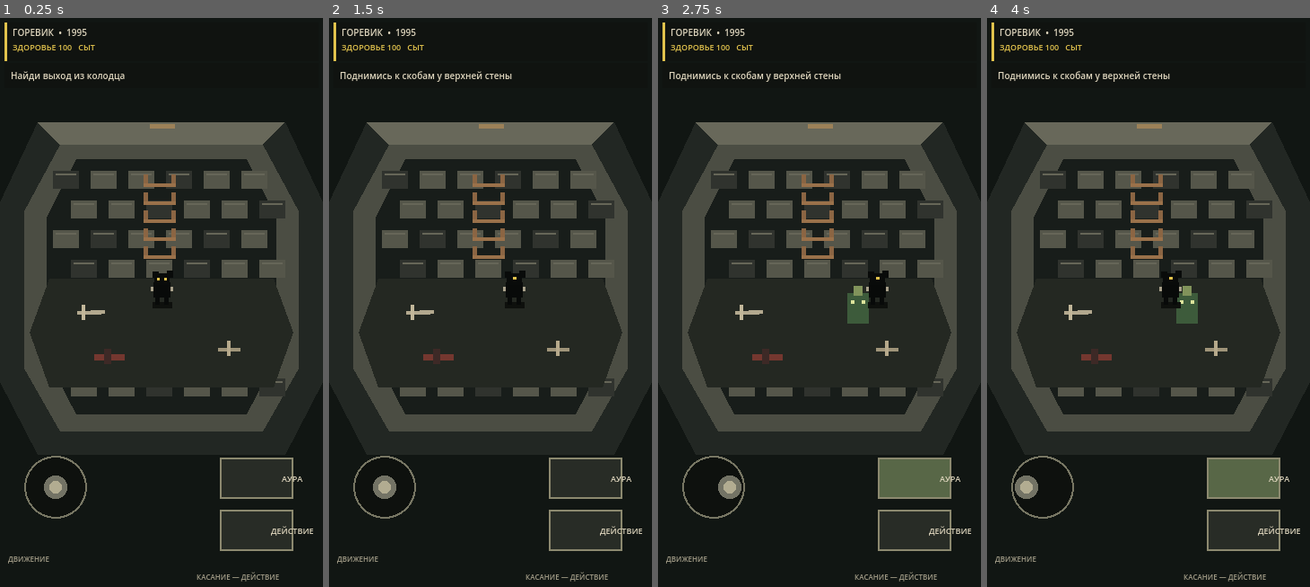
Above: before the commit, frames 1-4 (left to right).
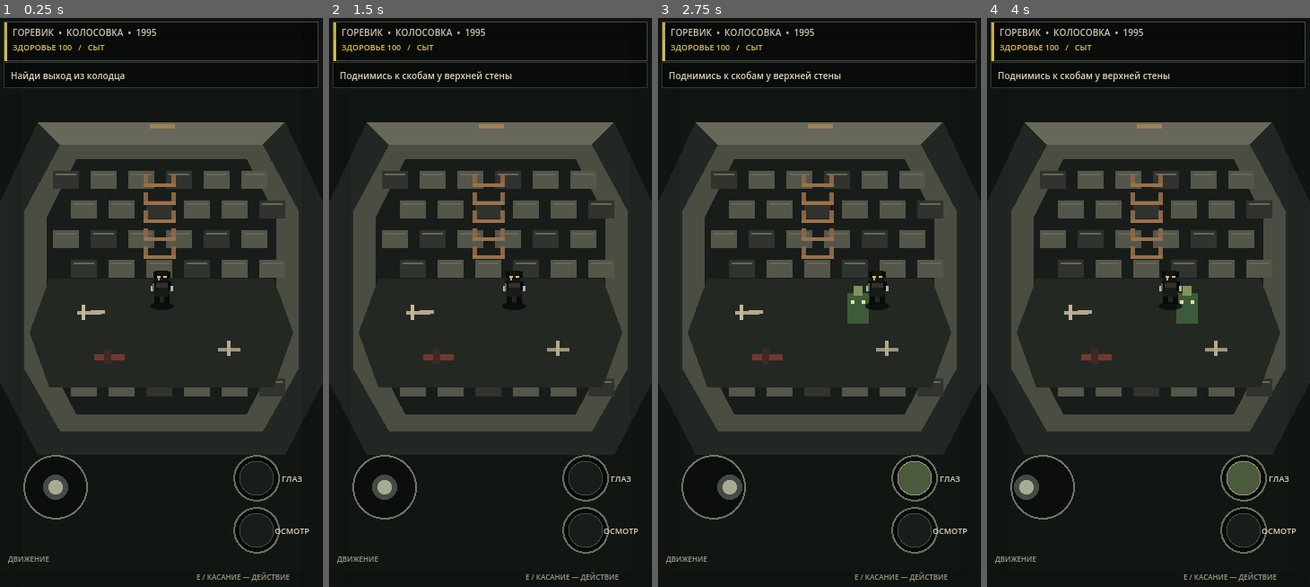
Above: after the commit, the same moments.

Repository: INFERNAL777/zone-first-exit
Game: Godot game, scene res://main.tscn
Two runs of this game, one before a commit and one after it. Both use one fixed random seed, a clock stepped at 60 frames per second and the inputs below.
Inputs (mouse positions are in pixels of both pictures, inside the frame that each line leads up to):
- Up to frame 1 (0.25 s): no input
- Up to frame 2 (1.5 s): tap Enter at 0.5 s; move the mouse to (561, 274) at 0.52 s; hold D 0.53-1.25 s; hold Shift 0.53-1.25 s; click (561, 274) at 0.67 s; tap Space at 0.77, 1.25 s; drag from (425, 336) to (474, 421) at 1.27 s
- Up to frame 3 (2.75 s): tap Enter at 2 s; move the mouse to (851, 177) at 2.02 s; hold D from 2.03 s (still down); tap Q at 2.1 s
- Up to frame 4 (4 s): release D at 2.75 s; tap Space at 2.75, 3.77 s; drag from (1132, 421) to (1051, 217) at 2.77 s; tap Enter at 3.5 s; move the mouse to (1245, 393) at 3.52 s; hold A from 3.53 s (still down); tap E at 3.6 s

The runs differ from the first frame. In frame 1, 3.0% of the frame differs, in the area x 1-99%, y 0-100%; in frame 2, 3.0%; in frame 3, 3.5%; in frame 4, 3.5%.

Commit message:
Improve Kolosovka night atmosphere and pixel-art scene

Diff:
--- a/scripts/main.gd
+++ b/scripts/main.gd
@@ -162,50 +162,92 @@
 		draw_rect(Rect2(167,118,28,5), Color("#9c8158"))
 
 func _draw_village_world() -> void:
-	# Dark, muddy village floor.
-	draw_rect(Rect2(0,0,360,640), Color("#1b211c"))
-	for y in range(-2, 18):
-		for x in range(-2, 12):
-			var p := _project(Vector2(x * 48.0, y * 48.0))
-			if p.x > -45 and p.x < 405 and p.y > 65 and p.y < 530:
-				var shade := DIRT if (x * 7 + y * 11) % 3 == 0 else DIRT2
-				draw_rect(Rect2(p.x, p.y, 23, 9), shade)
-	# Broken road.
-	_poly(PackedVector2Array([_project(Vector2(-230,-30)),_project(Vector2(235,-30)),_project(Vector2(235,15)),_project(Vector2(-230,15))]), Color("#4a4535"))
-	# Abandoned house, roof first, with a dark doorway.
+	# Muddy village floor with layered pixel noise and deep night pools.
+	draw_rect(Rect2(0, 0, 360, 640), Color("#101817"))
+	for y in range(0, 640, 8):
+		for x in range(0, 360, 8):
+			var seed := int(x * 13 + y * 29 + x * y)
+			var n := seed % 11
+			var c := Color("#18211d") if n < 5 else Color("#1c241f")
+			if n == 7:
+				c = Color("#252820")
+			draw_rect(Rect2(x, y, 8, 8), c)
+	# Broken, glistening track winding through the settlement.
+	_poly(PackedVector2Array([Vector2(-15,218),Vector2(360,92),Vector2(360,405),Vector2(0,565)]), Color("#34352c"))
+	_poly(PackedVector2Array([Vector2(0,263),Vector2(360,143),Vector2(360,351),Vector2(0,501)]), Color("#242a24"))
+	for i in range(110):
+		var x := float((i * 47 + 19) % 360)
+		var y := float((i * 83 + 31) % 640)
+		var w := float(2 + (i % 7))
+		var col := Color("#4a5146") if i % 3 == 0 else Color("#252e2b")
+		if y > 160 and y < 510 and (x < y * 0.55 + 55 or x > y * 0.55 + 105):
+			draw_rect(Rect2(x,y,w,2), col)
+	# Wet puddles catch a little cold moonlight.
+	for p in [Vector2(53,290),Vector2(91,352),Vector2(272,276),Vector2(236,424),Vector2(148,461)]:
+		draw_ellipse(Rect2(p.x,p.y,22,7), Color("#3c4a49"))
+		draw_line(p+Vector2(4,2),p+Vector2(14,1),Color("#71817a"),1.0)
+	# The buildings are drawn back-to-front to keep the player readable.
 	_draw_house(Vector2(-123,-128))
+	_draw_tree(Vector2(195,-175))
 	_draw_house(Vector2(133,45))
-	# Dead trees and undergrowth.
-	for t in [Vector2(-195,-20),Vector2(195,-175),Vector2(-202,156),Vector2(188,176),Vector2(25,-205)]:
-		_draw_tree(t)
-	# Well exit/ladder behind player.
+	_draw_tree(Vector2(-195,-20))
+	_draw_tree(Vector2(-202,156))
+	_draw_tree(Vector2(188,176))
+	_draw_tree(Vector2(25,-205))
 	_draw_well_marker(Vector2(0,0))
-	# Tracks lead toward the hut.
+	# Faint footprints only appear when the mud is inspected.
 	if has_seen_tracks:
-		for i in range(6):
-			var p := _project(Vector2(18 + i * 17, 28 + i * 14))
-			draw_rect(Rect2(p.x,p.y,5,3), Color("#111510"))
+		for i in range(8):
+			var p := _project(Vector2(18 + i * 15, 25 + i * 13))
+			draw_rect(Rect2(p.x,p.y,5,3), Color("#0c1110"))
+			draw_rect(Rect2(p.x+1,p.y+1,2,1), Color("#5d6253"))
+	# Distant mist softens the edges of the village.
+	for i in range(7):
+		var yy := 105.0 + i * 54.0
+		draw_rect(Rect2(0, yy, 360, 10), Color(0.46,0.54,0.53,0.025))
 
 func _draw_house(origin: Vector2) -> void:
 	var p := _project(origin)
-	# Shadow and walls in chunky pixel blocks.
-	_poly(PackedVector2Array([p+Vector2(-49,6),p+Vector2(7,-18),p+Vector2(52,4),p+Vector2(-4,29)]), Color("#111511"))
-	_poly(PackedVector2Array([p+Vector2(-43,-7),p+Vector2(0,-27),p+Vector2(41,-8),p+Vector2(-1,12)]), Color("#514638"))
-	_poly(PackedVector2Array([p+Vector2(-43,-7),p+Vector2(-1,12),p+Vector2(-1,38),p+Vector2(-43,17)]), Color("#463c2e"))
-	_poly(PackedVector2Array([p+Vector2(-1,12),p+Vector2(41,-8),p+Vector2(41,18),p+Vector2(-1,38)]), Color("#332e25"))
-	draw_rect(Rect2(p.x-9,p.y+13,13,23), Color("#10120f"))
-	draw_rect(Rect2(p.x-38,p.y-5,11,9), Color("#24251e"))
+	# Deep cast shadow and uneven log walls.
+	_poly(PackedVector2Array([p+Vector2(-56,10),p+Vector2(8,-22),p+Vector2(60,5),p+Vector2(-5,37)]), Color("#080d0c"))
+	_poly(PackedVector2Array([p+Vector2(-44,-7),p+Vector2(-2,13),p+Vector2(-2,43),p+Vector2(-44,20)]), Color("#3b3329"))
+	_poly(PackedVector2Array([p+Vector2(-2,13),p+Vector2(42,-8),p+Vector2(42,20),p+Vector2(-2,43)]), Color("#292923"))
+	# Roof silhouette, shingles and broken edges.
+	_poly(PackedVector2Array([p+Vector2(-58,-8),p+Vector2(-5,-37),p+Vector2(54,-11),p+Vector2(1,17)]), Color("#171d1c"))
+	_poly(PackedVector2Array([p+Vector2(-51,-9),p+Vector2(-5,-32),p+Vector2(47,-10),p+Vector2(1,13)]), Color("#30342e"))
+	for i in range(8):
+		var x := p.x - 42 + i * 11
+		var y := p.y - 13 + int(i % 2) * 3
+		draw_line(Vector2(x,y),Vector2(x+8,y-4),Color("#44463b"),1.0)
+		draw_line(Vector2(x,y+6),Vector2(x+7,y+2),Color("#202622"),1.0)
+	# Black doorway, timber frame and amber window.
+	draw_rect(Rect2(p.x-10,p.y+22,15,21), Color("#090d0c"))
+	draw_rect(Rect2(p.x-12,p.y+20,3,24), Color("#62503a"))
+	draw_rect(Rect2(p.x-36,p.y+2,12,10), Color("#0b100e"))
+	draw_rect(Rect2(p.x-34,p.y+4,8,6), Color("#b66c2d"))
+	draw_rect(Rect2(p.x-32,p.y+4,3,6), Color("#e5a34a"))
+	draw_rect(Rect2(p.x-37,p.y+1,14,2), Color("#5b5140"))
+	draw_rect(Rect2(p.x-37,p.y+11,14,2), Color("#5b5140"))
+	# Light spills onto the wet ground, broken into pixel clusters.
+	for i in range(4):
+		draw_rect(Rect2(p.x-39-i*3,p.y+13+i*3,20+i*6,2), Color(0.78,0.38,0.12,0.10-i*0.018))
 	if aura_on and (origin.x < 0 or has_checked_house):
-		draw_rect(Rect2(p.x-5,p.y+2,7,8), Color("#566a43"))
+		draw_circle(p+Vector2(0,12),13,Color(0.34,0.62,0.34,0.12))
+		draw_rect(Rect2(p.x-5,p.y+3,7,8), Color("#8ca76a"))
 
 func _draw_tree(pos: Vector2) -> void:
 	var p := _project(pos)
-	# A blocky dead tree with a long shadow.
-	_poly(PackedVector2Array([p+Vector2(-3,0),p+Vector2(26,9),p+Vector2(4,20),p+Vector2(-24,10)]), Color("#111510"))
-	draw_rect(Rect2(p.x-4,p.y-22,9,30), Color("#28271e"))
-	draw_rect(Rect2(p.x-14,p.y-29,13,5), Color("#28271e"))
-	draw_rect(Rect2(p.x+2,p.y-37,16,5), Color("#28271e"))
-	draw_rect(Rect2(p.x-1,p.y-46,5,15), Color("#28271e"))
+	_poly(PackedVector2Array([p+Vector2(-4,0),p+Vector2(29,11),p+Vector2(5,24),p+Vector2(-26,12)]), Color("#080e0c"))
+	# Knotted trunk with jagged, dead branches.
+	draw_rect(Rect2(p.x-4,p.y-22,9,31), Color("#282923"))
+	draw_rect(Rect2(p.x-8,p.y-34,7,17), Color("#282923"))
+	draw_rect(Rect2(p.x+1,p.y-42,5,20), Color("#292a23"))
+	draw_rect(Rect2(p.x-19,p.y-40,15,4), Color("#292a23"))
+	draw_rect(Rect2(p.x+3,p.y-49,19,4), Color("#292a23"))
+	draw_rect(Rect2(p.x-12,p.y-53,4,14), Color("#292a23"))
+	draw_rect(Rect2(p.x+15,p.y-57,4,13), Color("#292a23"))
+	draw_line(p+Vector2(-2,-21),p+Vector2(-15,-39),Color("#454236"),1.0)
+	draw_line(p+Vector2(3,-29),p+Vector2(18,-48),Color("#454236"),1.0)
 
 func _draw_well_marker(pos: Vector2) -> void:
 	var p := _project(pos)
@@ -215,53 +257,71 @@
 
 func _draw_player() -> void:
 	var p := Vector2(180.0 + player_pos.x, 306.0 + player_pos.y) if world_mode == "well" else Vector2(180,306)
-	# Shadow, legs, dark skin, rough hair, yellow eyes; all pixel-aligned.
-	draw_rect(Rect2(p.x-10,p.y+10,22,7), Color("#0e100d"))
-	draw_rect(Rect2(p.x-7,p.y+2,5,11), Color("#080a09"))
-	draw_rect(Rect2(p.x+3,p.y+2,5,11), Color("#080a09"))
-	draw_rect(Rect2(p.x-9,p.y-12,19,17), Color("#080a09"))
-	draw_rect(Rect2(p.x-8,p.y-22,17,13), Color("#090b0a"))
-	draw_rect(Rect2(p.x-10,p.y-24,7,7), Color("#090b0a"))
-	draw_rect(Rect2(p.x+6,p.y-25,7,8), Color("#090b0a"))
-	if player_facing.y < -0.25:
-		draw_rect(Rect2(p.x-5,p.y-19,3,3), GOLD)
-		draw_rect(Rect2(p.x+3,p.y-19,3,3), GOLD)
-	elif abs(player_facing.x) > 0.25:
-		draw_rect(Rect2(p.x-1,p.y-18,4,3), GOLD)
-	else:
-		draw_rect(Rect2(p.x-5,p.y-17,3,3), GOLD)
-		draw_rect(Rect2(p.x+3,p.y-17,3,3), GOLD)
-	# Claws.
-	draw_rect(Rect2(p.x-12,p.y-7,3,5), Color("#a9a18b"))
-	draw_rect(Rect2(p.x+10,p.y-7,3,5), Color("#a9a18b"))
+	# Ground shadow and a tiny glint on wet stones.
+	draw_ellipse(Rect2(p.x-13,p.y+10,27,9),Color(0.01,0.02,0.02,0.72))
+	draw_rect(Rect2(p.x-8,p.y+1,6,12),Color("#080b0a"))
+	draw_rect(Rect2(p.x+3,p.y+1,6,12),Color("#080b0a"))
+	# Long, worn coat and shoulders.
+	_poly(PackedVector2Array([p+Vector2(-10,-12),p+Vector2(-7,-20),p+Vector2(6,-20),p+Vector2(10,-12),p+Vector2(8,4),p+Vector2(-8,4)]),Color("#171b19"))
+	draw_rect(Rect2(p.x-8,p.y-11,16,5),Color("#30332b"))
+	draw_rect(Rect2(p.x-10,p.y-13,4,10),Color("#080b0a"))
+	draw_rect(Rect2(p.x+7,p.y-13,4,10),Color("#080b0a"))
+	# Face is almost lost in shadow; the eyes are the only bright detail.
+	draw_rect(Rect2(p.x-7,p.y-25,14,13),Color("#17130f"))
+	draw_rect(Rect2(p.x-9,p.y-24,4,7),Color("#080b0a"))
+	draw_rect(Rect2(p.x+6,p.y-24,4,7),Color("#080b0a"))
+	draw_rect(Rect2(p.x-5,p.y-19,4,2),GOLD)
+	draw_rect(Rect2(p.x+2,p.y-19,4,2),GOLD)
+	draw_rect(Rect2(p.x-4,p.y-17,2,3),Color("#b7a27b"))
+	# Claws and subtle rim light.
+	draw_rect(Rect2(p.x-12,p.y-8,3,6),Color("#b6b39b"))
+	draw_rect(Rect2(p.x+10,p.y-8,3,6),Color("#b6b39b"))
+	draw_rect(Rect2(p.x-10,p.y-11,2,8),Color("#56615a"))
+
+func draw_ellipse(rect: Rect2, color: Color) -> void:
+	var center := rect.position + rect.size * 0.5
+	var points := PackedVector2Array()
+	for i in range(16):
+		var angle := TAU * float(i) / 16.0
+		points.append(center + Vector2(cos(angle)*rect.size.x*0.5, sin(angle)*rect.size.y*0.5))
+	draw_colored_polygon(points, color)
 
 func _draw_hud() -> void:
-	# Top status and current objective.
-	draw_rect(Rect2(5,5,350,43), Color("#101310"))
-	draw_rect(Rect2(5,5,3,43), GOLD)
-	draw_string(ui_font, Vector2(14,20), "ГОРЕВИК  •  1995", HORIZONTAL_ALIGNMENT_LEFT, -1, 10, TEXT)
+	# Framed, restrained survival HUD.
+	draw_rect(Rect2(5,5,350,43),Color(0.035,0.045,0.04,0.94))
+	draw_rect(Rect2(5,5,350,43),Color("#4b5144"),false,1.0)
+	draw_rect(Rect2(5,5,3,43),GOLD)
+	draw_string(ui_font,Vector2(14,20),"ГОРЕВИК  •  КОЛОСОВКА  •  1995",HORIZONTAL_ALIGNMENT_LEFT,-1,10,TEXT)
 	var hunger: String = ["СЫТ","ЛЁГКИЙ ГОЛОД","ГОЛОД","СИЛЬНЫЙ ГОЛОД","СРЫВ"][clampi(hunger_level,0,4)]
-	draw_string(ui_font, Vector2(14,36), "ЗДОРОВЬЕ %d   %s" % [health,hunger], HORIZONTAL_ALIGNMENT_LEFT, -1, 9, GOLD)
-	draw_rect(Rect2(5,50,350,28), Color("#101310"))
-	draw_string(ui_font, Vector2(12,68), action_hint, HORIZONTAL_ALIGNMENT_LEFT, -1, 10, TEXT)
-	# Touch joystick.
-	draw_circle(joy_origin, 34, Color(0.05,0.06,0.05,0.72))
-	draw_arc(joy_origin, 34, 0, TAU, 32, Color("#777663"), 2.0)
+	draw_string(ui_font,Vector2(14,36),"ЗДОРОВЬЕ %d   /   %s" % [health,hunger],HORIZONTAL_ALIGNMENT_LEFT,-1,9,GOLD)
+	draw_rect(Rect2(5,50,350,28),Color(0.035,0.045,0.04,0.94))
+	draw_rect(Rect2(5,50,350,28),Color("#333b33"),false,1.0)
+	draw_string(ui_font,Vector2(12,68),action_hint,HORIZONTAL_ALIGNMENT_LEFT,-1,10,TEXT)
+	# Vignette: darken the corners without hiding the play area.
+	for i in range(6):
+		var alpha := 0.035 + i * 0.012
+		draw_rect(Rect2(0,i*4,360,4),Color(0,0,0,alpha))
+		draw_rect(Rect2(0,640-(i+1)*4,360,4),Color(0,0,0,alpha))
+		draw_rect(Rect2(i*4,0,4,640),Color(0,0,0,alpha))
+		draw_rect(Rect2(360-(i+1)*4,0,4,640),Color(0,0,0,alpha))
+	# Touch joystick and action controls.
+	draw_circle(joy_origin,35,Color(0.035,0.045,0.04,0.72))
+	draw_arc(joy_origin,35,0,TAU,40,Color("#6e7566"),2.0)
 	var knob := joy_origin + move_input * 18.0
-	draw_circle(knob, 13, Color("#737365"))
-	draw_circle(knob, 7, Color("#b2ac91"))
-	# Touch action buttons.
-	_draw_button(Vector2(286,512), "АУРА", aura_on)
-	_draw_button(Vector2(286,570), "ДЕЙСТВИЕ", false)
-	# Small location and controls hint.
-	draw_string(ui_font, Vector2(9,605), "ДВИЖЕНИЕ", HORIZONTAL_ALIGNMENT_LEFT, -1, 8, Color("#a29c87"))
-	draw_string(ui_font, Vector2(219,625), "КАСАНИЕ — ДЕЙСТВИЕ", HORIZONTAL_ALIGNMENT_LEFT, -1, 8, Color("#a29c87"))
+	draw_circle(knob,14,Color("#434c43"))
+	draw_circle(knob,8,Color("#a9aa92"))
+	_draw_button(Vector2(286,512),"ГЛАЗ",aura_on)
+	_draw_button(Vector2(286,570),"ОСМОТР",false)
+	draw_string(ui_font,Vector2(9,605),"ДВИЖЕНИЕ",HORIZONTAL_ALIGNMENT_LEFT,-1,8,Color("#a29c87"))
+	draw_string(ui_font,Vector2(219,625),"E / КАСАНИЕ — ДЕЙСТВИЕ",HORIZONTAL_ALIGNMENT_LEFT,-1,8,Color("#a29c87"))
 
 func _draw_button(center: Vector2, label: String, active: bool) -> void:
-	var color := Color("#586747") if active else Color("#282c26")
-	draw_rect(Rect2(center.x-40,center.y-22,80,44), color)
-	draw_rect(Rect2(center.x-40,center.y-22,80,44), Color("#8c896f"), false, 2.0)
-	draw_string(ui_font, center+Vector2(0,4), label, HORIZONTAL_ALIGNMENT_CENTER, 80, 9, TEXT)
+	var color := Color("#4b5a3d") if active else Color("#171d1a")
+	draw_circle(center,26,Color(0.01,0.02,0.02,0.72))
+	draw_arc(center,25,0,TAU,32,Color("#686e5d"),2.0)
+	draw_circle(center,19,color)
+	draw_arc(center,19,0,TAU,32,Color("#9a957c") if active else Color("#454b41"),1.0)
+	draw_string(ui_font,center+Vector2(0,4),label,HORIZONTAL_ALIGNMENT_CENTER,80,9,TEXT)
 
 func _input(event: InputEvent) -> void:
 	if event is InputEventKey and event.pressed and not event.echo:
